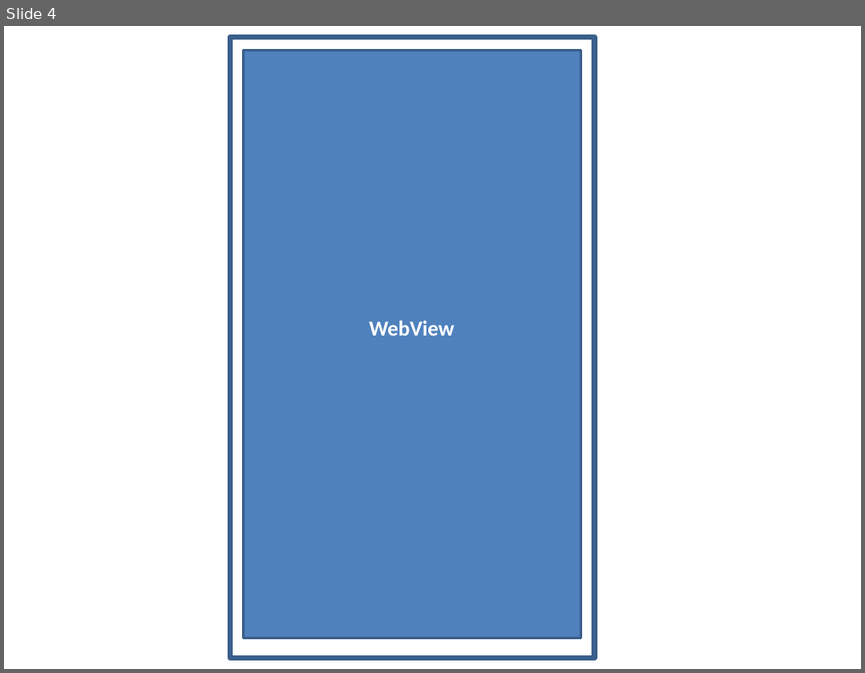
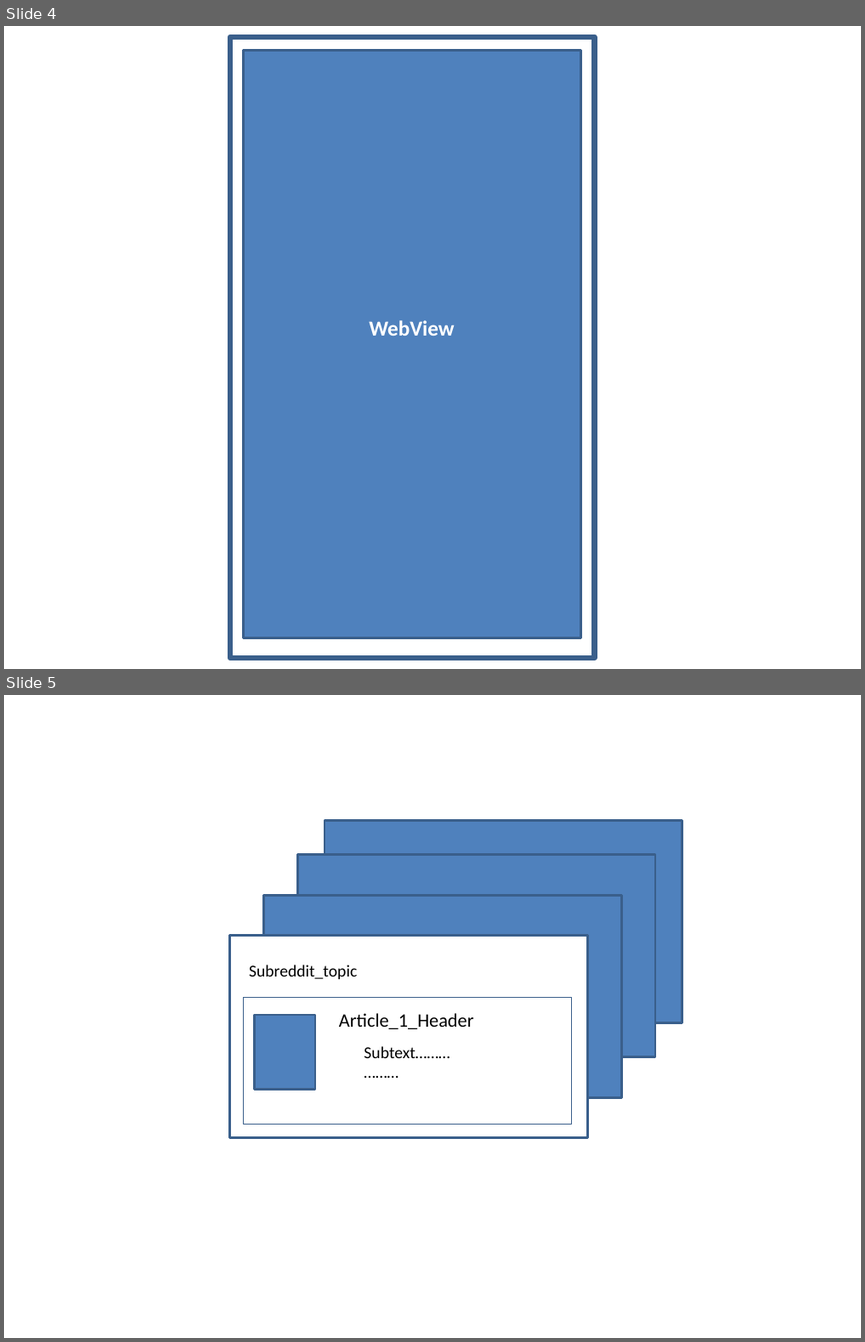
Before and after one commit to yadakshay/Capstone-Project, a slide deck: mocs.pptx. Shown one above the other, each under a label of ours: slide 4 before the commit, slides 4 and 5 after it. The pictures are 865x673 and 865x1342 pixels, drawn with LibreOffice and Linux fonts; fonts in the diff are those of the drawing. Boxes give left, top, right and bottom in pixels: in the first picture for what was removed or moved away, otherwise in the second. Text is boxed around its words. In the diff, an @@ line names an element or a change of style, - is before the commit and + after.

```diff
--- a/mocs.pptx
+++ b/mocs.pptx
@@ slide 5 added at [4, 695, 861, 1338], background #FFFFFF @@
@@ rectangle added at [324, 821, 681, 1023], fill #4F81BD, outline #3A5F8C 2 pt @@
@@ rectangle added at [298, 854, 655, 1056], fill #4F81BD, outline #3A5F8C 2 pt @@
@@ rectangle added at [263, 895, 621, 1097], fill #4F81BD, outline #3A5F8C 2 pt @@
@@ rectangle added at [230, 936, 587, 1138], fill #FFFFFF, outline #3A5F8C 2 pt @@
@@ text added at [249, 964, 357, 979], 14 pt, text #000000 @@
+Subreddit_topic
@@ rectangle added at [244, 998, 572, 1124], fill #FFFFFF, outline #3A5F8C 0.75 pt @@
@@ rectangle added at [254, 1015, 315, 1089], fill #4F81BD, outline #3A5F8C 2 pt @@
@@ text added at [339, 1013, 474, 1029], 16 pt, text #000000 @@
+Article_1_Header
@@ text added at [364, 1046, 449, 1058], 14 pt, text #000000 @@
+Subtext………
+………
```
Also in this commit, not shown: 2 other files.
